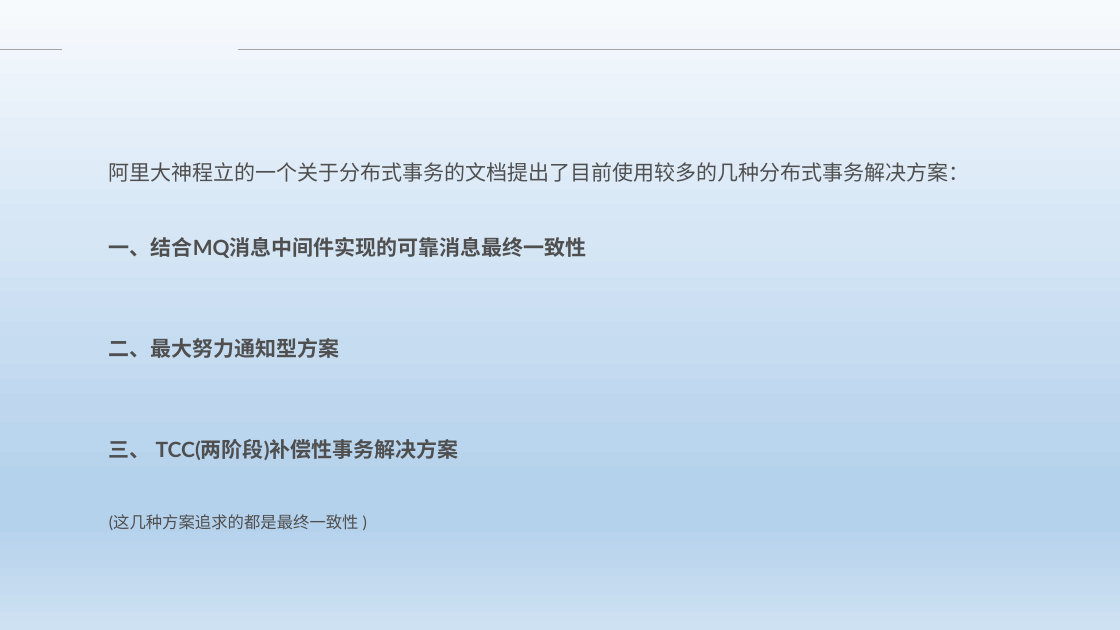
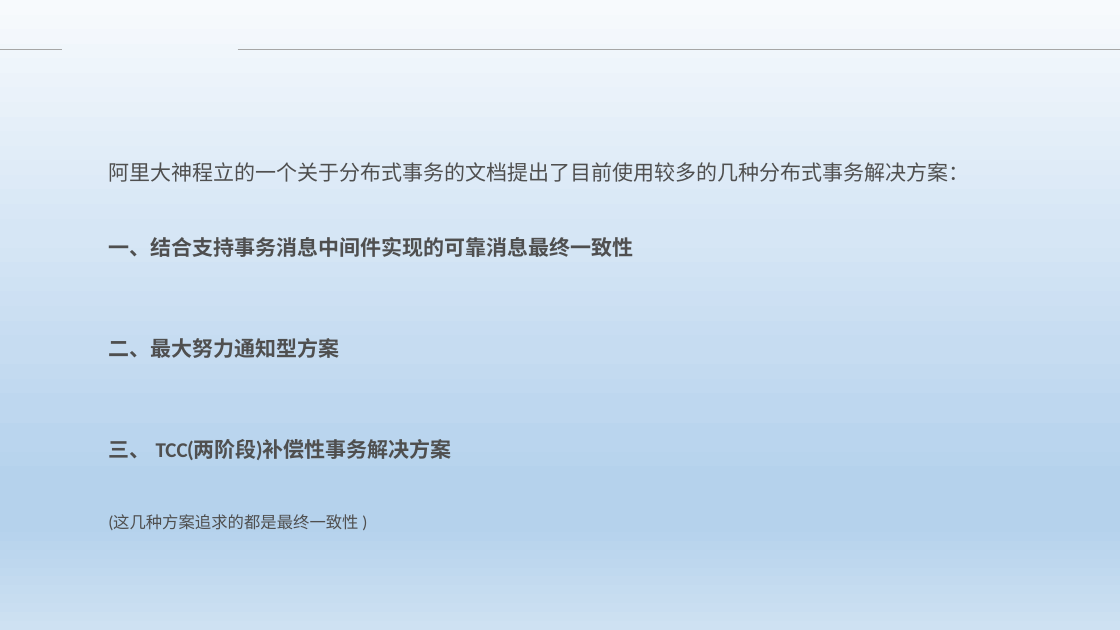
Before and after one commit to Heffie199/zhao_Note, a slide deck: slide 3 of 分布式事务的解决方案 .pptx. Drawn at 1120x630 pixels with LibreOffice and Linux fonts; fonts in the diff are those of the drawing; background and template pictures are left out. Boxes give left, top, right and bottom in pixels: in the first picture for what was removed or moved away, otherwise in the second. Text is boxed around its words. In the diff, an @@ line names an element or a change of style, - is before the commit and + after.

Commit message:
baocun

```diff
--- a/分布式事务的解决方案 .pptx
+++ b/分布式事务的解决方案 .pptx
@@ text at [109,237,634,257]: text changed @@
-一、结合MQ消息中间件实现的可靠消息最终一致性
+一、结合支持事务消息中间件实现的可靠消息最终一致性
@@ text at [109,439,452,460]: font Lato to Calibri in "TCC(两阶段)补偿性事务解决方案" @@
```
